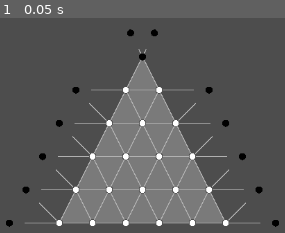
Above: before the commit, frame 1.
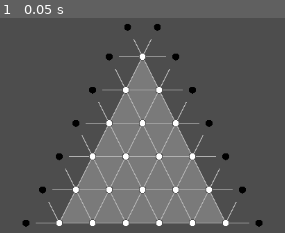
Above: after the commit, the same moment.

Repository: pegesund/trivium
Game: Godot game, scene res://node_2d.tscn
Two runs of this game, one before a commit and one after it. Both use one fixed random seed, a clock stepped at 60 frames per second and the inputs below.
Inputs:
- Up to frame 1 (0.05 s): no input

The runs differ from the first frame. In frame 1, 2.9% of the frame differs, in the area x 2-98%, y 2-98%.

Commit message:
better stickeys

Diff:
--- a/node_2d.gd
+++ b/node_2d.gd
@@ -199,15 +199,17 @@
 				# Draw the diagonal line from top to bottom-right
 				draw_line(diagonal_start_point, diagonal_end_point, grid_color, connection_width)
 
+	# Calculate the standard distance between points in the bottom row
+	# This will be used as the standard distance for horizontal sticks
+	var bottom_row = grid_points[rows-1]
+	var standard_distance = 0.0
+	if bottom_row.size() > 1:
+		standard_distance = bottom_row[1].x - bottom_row[0].x
+
 	# Add horizontal sticks to the left side of the triangle
 	for row in range(rows):  # Include all rows
-		var points_in_row = row + 1  # Row 0 has 1 point, row 5 has 6 points
-		var row_width = x_size * row / (rows - 1)
-		var col_width = row_width / (points_in_row - 1) if points_in_row > 1 else 0
-		var stick_length = col_width * 1.5
-
 		var point = grid_points[row][0]  # Leftmost point in row
-		var stick_end = draw_horizontal_stick(point, -1, stick_length)  # -1 for left direction
+		var stick_end = draw_horizontal_stick(point, -1, standard_distance)  # Use standard distance
 
 		# Store the stick endpoint for this row
 		stick_ends[row].append({"position": stick_end, "side": "left"})
@@ -217,13 +219,8 @@
 
 	# Add horizontal sticks to the right side of the triangle
 	for row in range(rows):  # Include all rows
-		var points_in_row = row + 1  # Row 0 has 1 point, row 5 has 6 points
-		var row_width = x_size * row / (rows - 1)
-		var col_width = row_width / (points_in_row - 1) if points_in_row > 1 else 0
-		var stick_length = col_width * 1.5
-
 		var point = grid_points[row][row]  # Rightmost point in row
-		var stick_end = draw_horizontal_stick(point, 1, stick_length)  # 1 for right direction
+		var stick_end = draw_horizontal_stick(point, 1, standard_distance)  # Use standard distance
 
 		# Store the stick endpoint for this row
 		stick_ends[row].append({"position": stick_end, "side": "right"})
@@ -236,13 +233,11 @@
 	var top_right_dir = (grid_points[1][1] - triangle_top).normalized()
 
 	# Calculate the positions for the two black circles above the top point
-	var top_row_height = row_height * 0.8  # Slightly shorter than regular row height
-
-	# Calculate positions for the black circles
-	var top_left_black = triangle_top - top_left_dir * top_row_height
-	var top_right_black = triangle_top - top_right_dir * top_row_height
-
-		# Store the black circles for later drawing
+	# Use the same standard distance for consistency
+	var top_left_black = triangle_top - top_left_dir * standard_distance
+	var top_right_black = triangle_top - top_right_dir * standard_distance
+
+	# Store the black circles for later drawing
 	all_intersections.append({"position": top_left_black, "is_outer": true})
 	all_intersections.append({"position": top_right_black, "is_outer": true})
 
@@ -270,9 +265,6 @@
 			draw_line_with_gap(right_point, above_right_stick, gap_distance, grid_color, connection_width)
 
 	# Add diagonal connections from the bottom row's outer white points
-	var bottom_row = grid_points[rows-1]  # Get the bottom row
-
-	# Connect leftmost point in bottom row to the left stick endpoint in the row above
 	var bottom_left_point = bottom_row[0]
 	var above_left_stick = stick_ends[rows-2][0]["position"]
 	draw_line_with_gap(bottom_left_point, above_left_stick, gap_distance, grid_color, connection_width)
